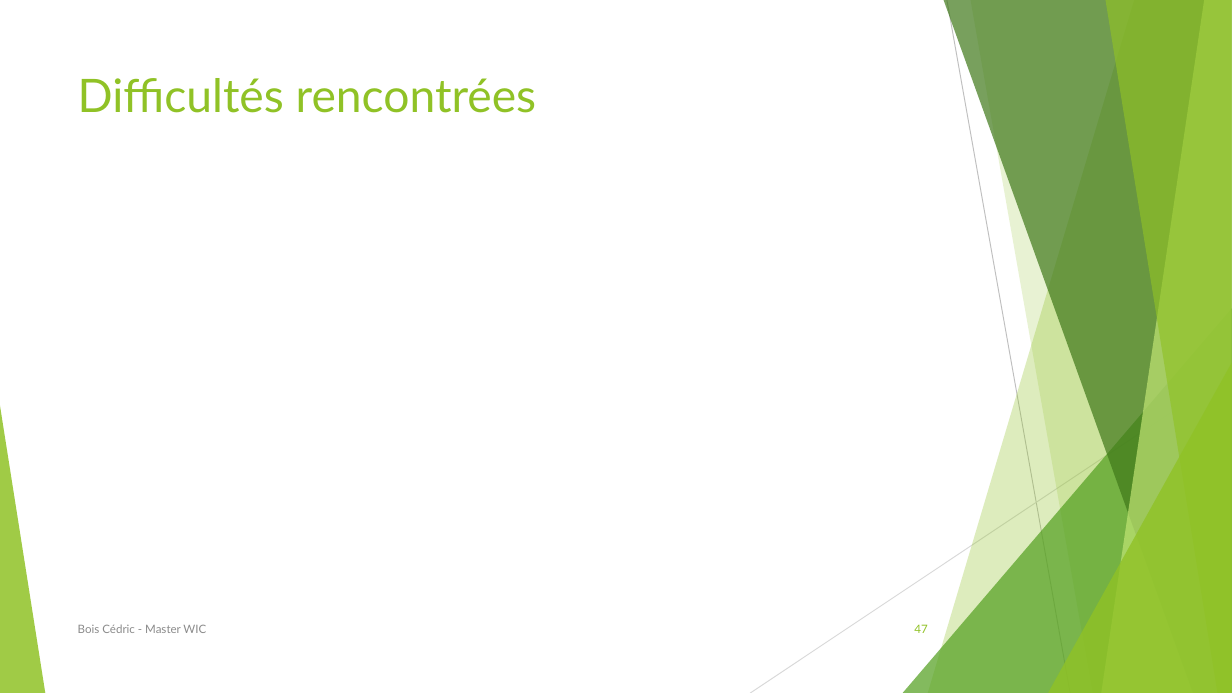
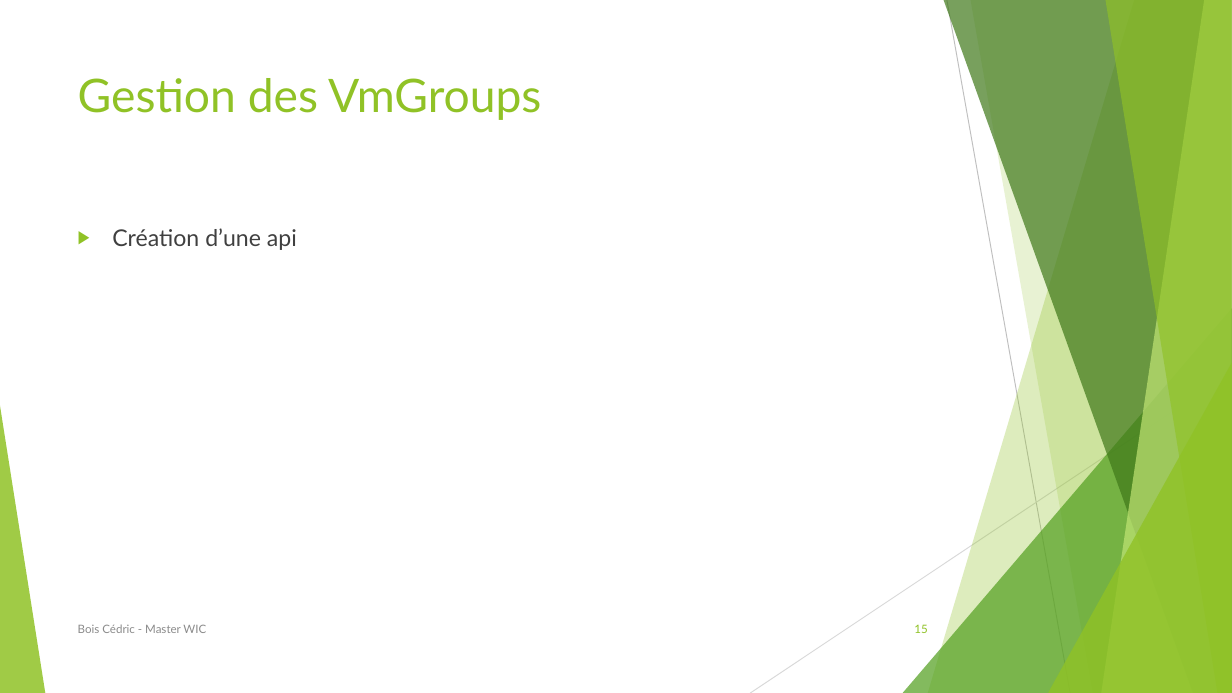
Before and after one commit to BCedric/journalStage, a slide deck: slide 15 of soutenance.pptx (slide 47 before the commit). Drawn at 1232x693 pixels with LibreOffice and Linux fonts; fonts in the diff are those of the drawing. Boxes give left, top, right and bottom in pixels: in the first picture for what was removed or moved away, otherwise in the second. Text is boxed around its words. In the diff, an @@ line names an element or a change of style, - is before the commit and + after.

```diff
--- a/soutenance.pptx
+++ b/soutenance.pptx
@@ title at [78, 78, 541, 120]: text changed @@
-Difficultés rencontrées
+Gestion des VmGroups
@@ text added at [112, 228, 297, 250], 18 pt, text #404040 @@
+▶ Création d’une api
@@ page number at [914, 624, 927, 633]: text changed @@
-47
+15
```
Also in this commit, not shown: 4 other slides changed, 6 slides removed.
